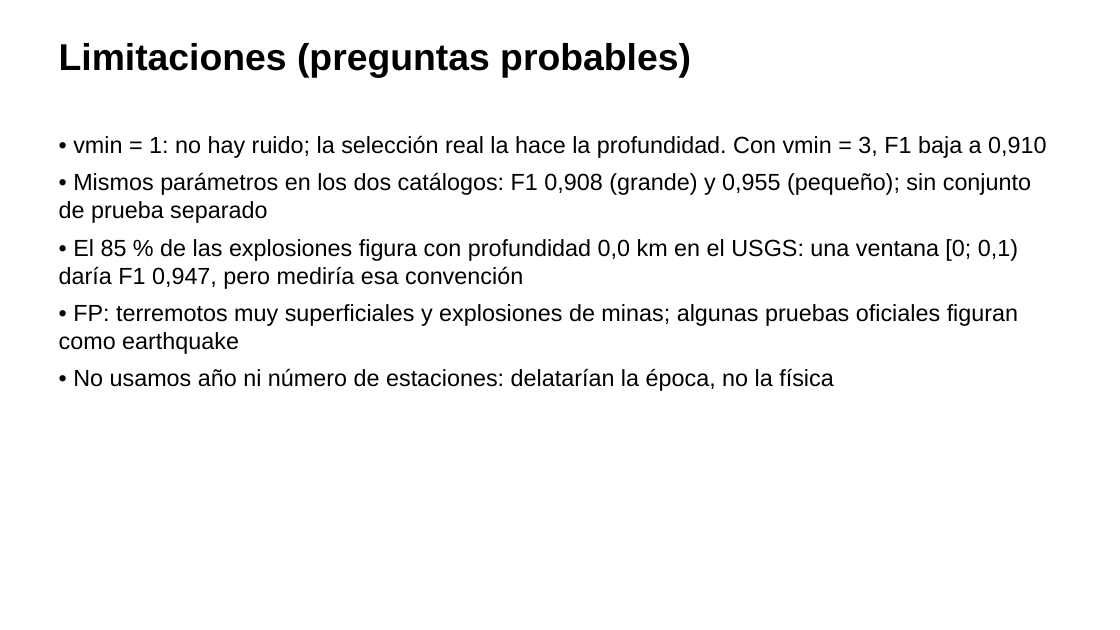
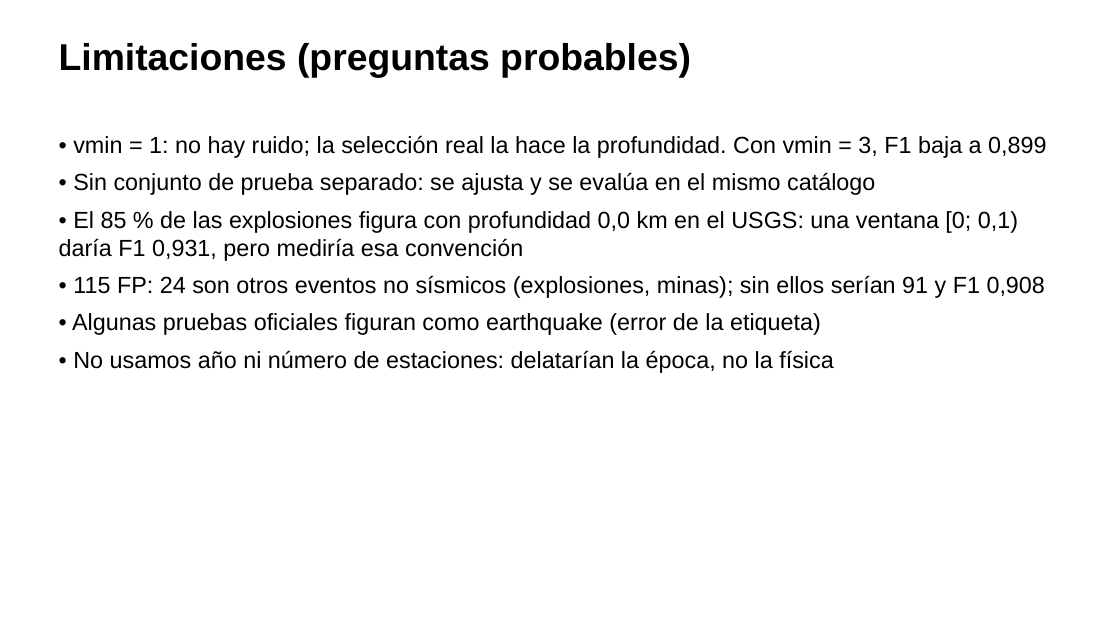
Before and after one commit to ArnauMontull/CPIA-Expo, a slide deck: slide 9 of presentacion/expo_cpia.pptx. Drawn at 1120x630 pixels with LibreOffice and Linux fonts; fonts in the diff are those of the drawing. Boxes give left, top, right and bottom in pixels: in the first picture for what was removed or moved away, otherwise in the second. Text is boxed around its words. In the diff, an @@ line names an element or a change of style, - is before the commit and + after.

```diff
--- a/presentacion/expo_cpia.pptx
+++ b/presentacion/expo_cpia.pptx
@@ text at bbox=[59, 135, 1046, 335]: text changed @@
-• vmin = 1: no hay ruido; la selección real la hace la profundidad. Con vmin = 3, F1 baja a 0,910
-• Mismos parámetros en los dos catálogos: F1 0,908 (grande) y 0,955 (pequeño); sin conjunto de prueba separado
-• El 85 % de las explosiones figura con profundidad 0,0 km en el USGS: una ventana [0; 0,1) daría F1 0,947, pero mediría esa convención
-• FP: terremotos muy superficiales y explosiones de minas; algunas pruebas oficiales figuran como earthquake
+• vmin = 1: no hay ruido; la selección real la hace la profundidad. Con vmin = 3, F1 baja a 0,899
+• Sin conjunto de prueba separado: se ajusta y se evalúa en el mismo catálogo
+• El 85 % de las explosiones figura con profundidad 0,0 km en el USGS: una ventana [0; 0,1) daría F1 0,931, pero mediría esa convención
+• 115 FP: 24 son otros eventos no sísmicos (explosiones, minas); sin ellos serían 91 y F1 0,908
+• Algunas pruebas oficiales figuran como earthquake (error de la etiqueta)
```
Also in this commit, not shown: 3 other slides changed.
